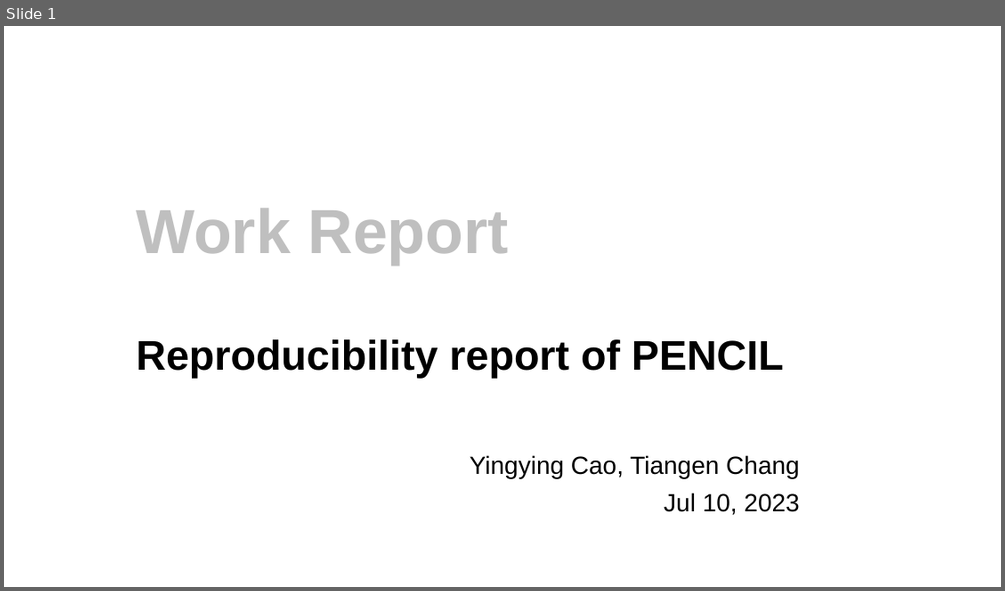
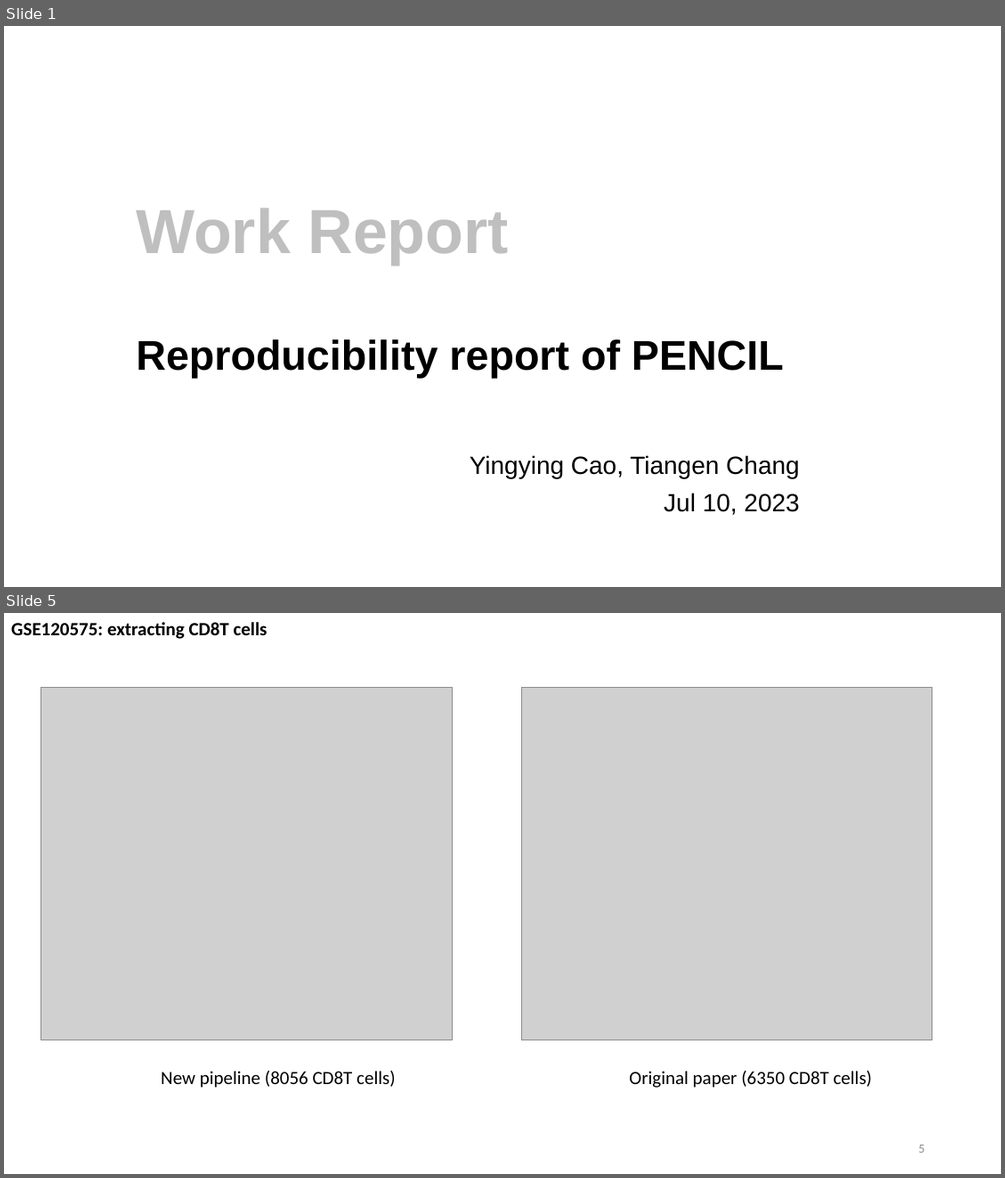
Before and after one commit to rootchang/PENCIL_reusability_report, a slide deck: WorkReport.pptx. Shown one above the other, each under a label of ours: slide 1 before the commit, slides 1 and 5 after it; the slides between them are not shown. The pictures are 1005x591 and 1005x1178 pixels, drawn with LibreOffice and Linux fonts; fonts in the diff are those of the drawing; grey boxes stand for pictures. Boxes give left, top, right and bottom in pixels: in the first picture for what was removed or moved away, otherwise in the second. Text is boxed around its words. In the diff, an @@ line names an element or a change of style, - is before the commit and + after.

```diff
--- a/WorkReport.pptx
+++ b/WorkReport.pptx
@@ slide 5 added at [4, 613, 1001, 1174], background #FFFFFF @@
@@ text added at [11, 622, 267, 639], 18 pt, text #000000, bold @@
+GSE120575: extracting CD8T cells
@@ picture added at [40, 687, 452, 1040] @@
@@ picture added at [521, 687, 933, 1040] @@
@@ text added at [161, 1070, 395, 1087], 18 pt, text #000000 @@
+New pipeline (8056 CD8T cells)
@@ text added at [629, 1070, 872, 1087], 18 pt, text #000000 @@
+Original paper (6350 CD8T cells)
@@ page number added at [918, 1144, 924, 1152], 12 pt, text #8C8C8C @@
+5
```
Also in this commit, not shown: 2 slides changed, 9 other slides added, 4 other files.
